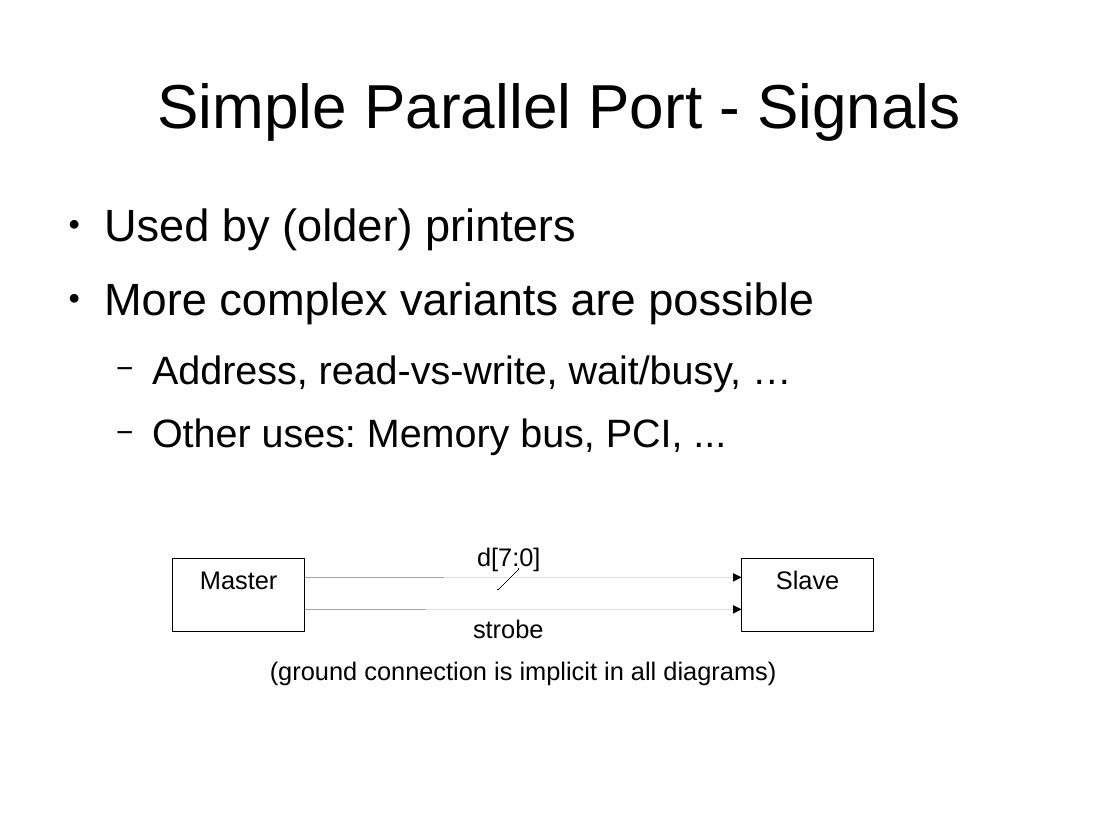
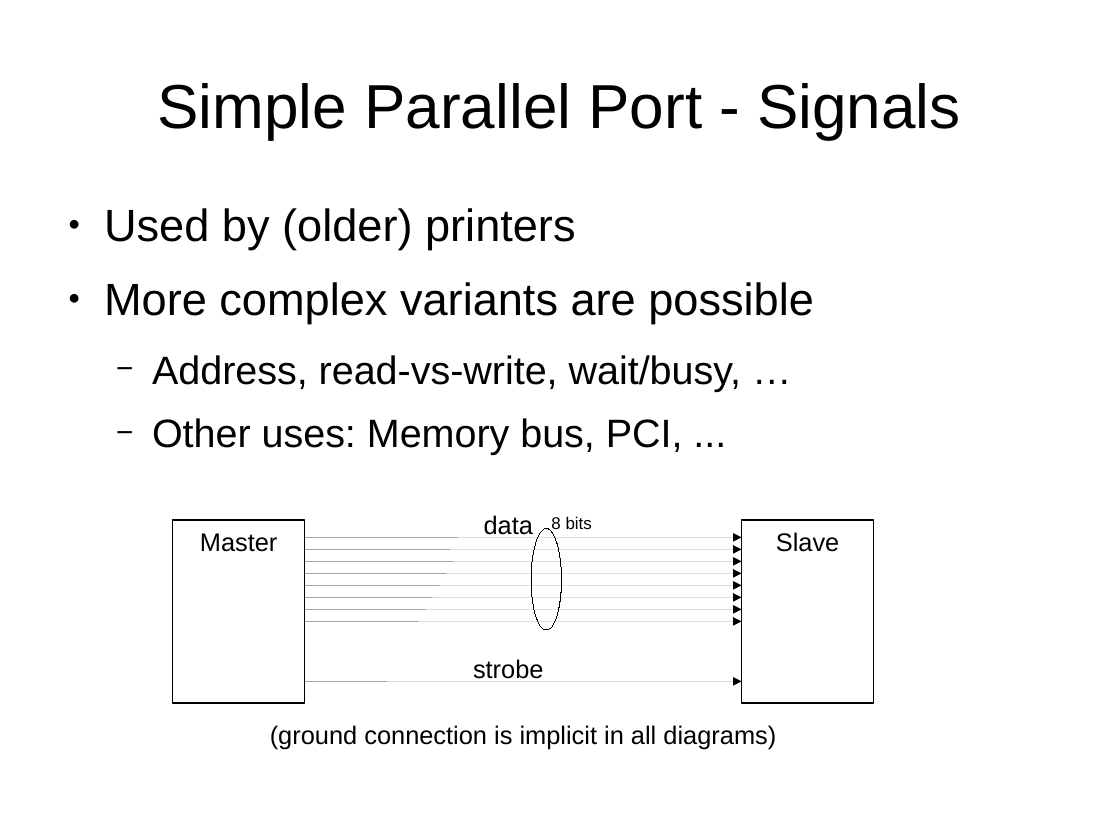
Before and after one commit to swarren/presentations, a slide deck: slide 8 of bus-protocols/bus-protocols.odp. Drawn at 1120x840 pixels with LibreOffice and Linux fonts; fonts in the diff are those of the drawing. Boxes give left, top, right and bottom in pixels: in the first picture for what was removed or moved away, otherwise in the second. Text is boxed around its words. In the diff, an @@ line names an element or a change of style, - is before the commit and + after.

```diff
--- a/bus-protocols/bus-protocols.odp
+++ b/bus-protocols/bus-protocols.odp
@@ rectangle "Master" resized from (x1=173, y1=559, x2=305, y2=631) to (x1=173, y1=520, x2=305, y2=703) @@
@@ arrow added from (305, 538) to (742, 538), #000000 0 pt @@
@@ text added at (x1=484, y1=515, x2=533, y2=535), 18 pt, text #000000 @@
+data
@@ ellipse added at (x1=532, y1=528, x2=562, y2=630), outline #000000 0 pt @@
@@ text added at (x1=551, y1=516, x2=592, y2=534), 12 pt, text #000000 @@
+8 bits
@@ rectangle "Slave" resized from (x1=742, y1=559, x2=874, y2=631) to (x1=742, y1=520, x2=874, y2=703) @@
@@ arrow added from (305, 550) to (742, 550), #000000 0 pt @@
@@ arrow added from (305, 561) to (742, 561), #000000 0 pt @@
@@ text removed at (x1=477, y1=547, x2=540, y2=572) @@
-d[7:0]
@@ arrow moved from (305, 577) - (742, 577) to (305, 573) - (742, 573) @@
@@ line moved from (498, 589) - (518, 569) to (305, 585) - (742, 585) @@
@@ line (305, 585) - (742, 585): line to arrow @@
@@ arrow added from (305, 598) to (742, 598), #000000 0 pt @@
@@ arrow added from (305, 621) to (742, 621), #000000 0 pt @@
@@ text "strobe" moved from (x1=473, y1=619, x2=544, y2=639) to (x1=473, y1=659, x2=544, y2=679) @@
@@ arrow added from (305, 682) to (742, 682), #000000 0 pt @@
@@ text "(ground connection is implicit in ..." moved from (x1=270, y1=661, x2=776, y2=686) to (x1=270, y1=725, x2=776, y2=750) @@
```
Also in this commit, not shown: 13 other slides changed, 1 slide added, 4 other files.
